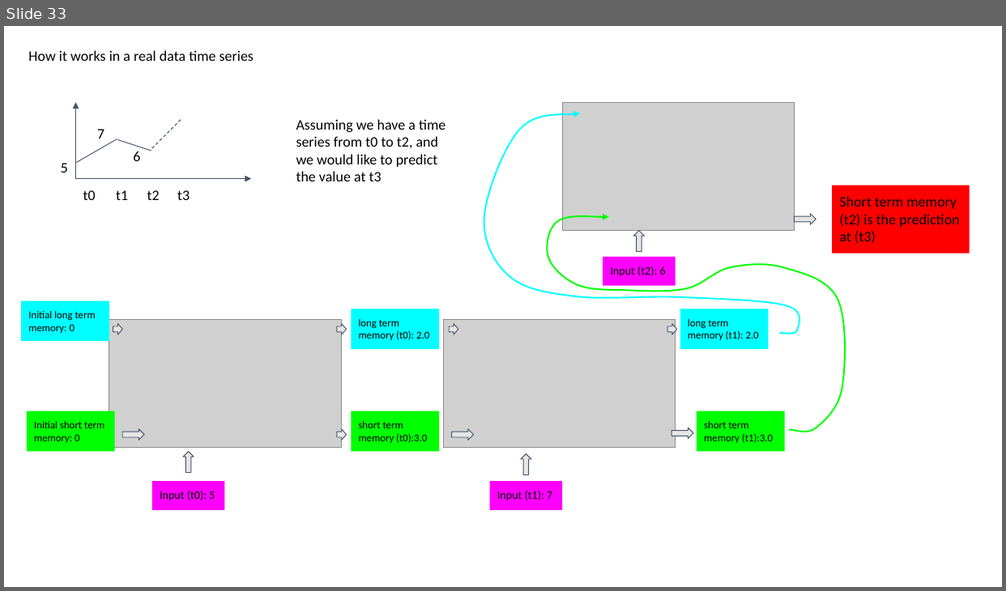
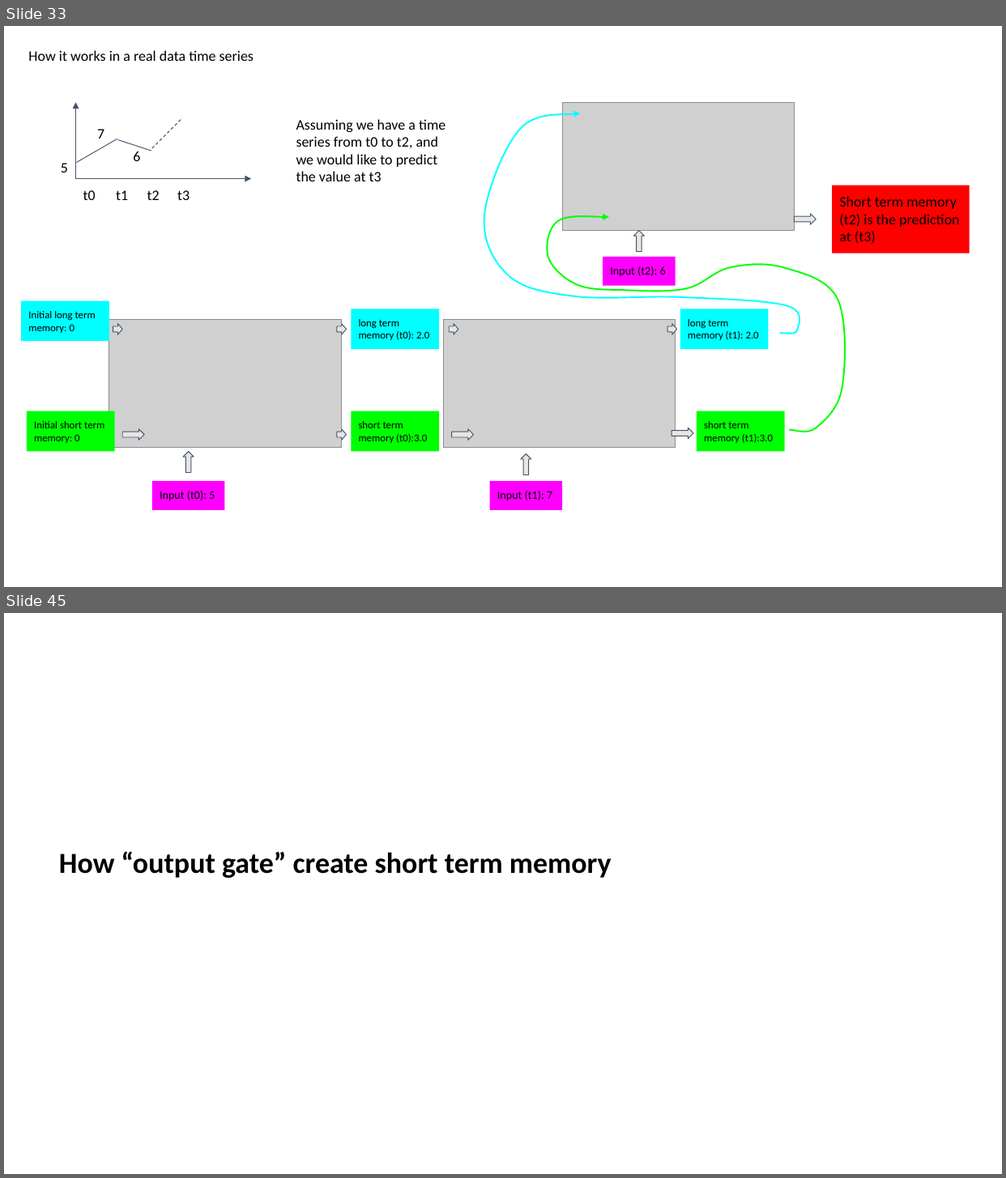
Before and after one commit to jzanetti/Sijin_ML, a slide deck: docs/source/deep_learning/slides/rnn_lstm.pptx. Shown one above the other, each under a label of ours: slide 33 before the commit, slides 33 and 45 after it; the slides between them are not shown. The pictures are 1006x591 and 1006x1178 pixels, drawn with LibreOffice and Linux fonts; fonts in the diff are those of the drawing; grey boxes stand for pictures. Boxes give left, top, right and bottom in pixels: in the first picture for what was removed or moved away, otherwise in the second. Text is boxed around its words. In the diff, an @@ line names an element or a change of style, - is before the commit and + after.

```diff
--- a/docs/source/deep_learning/slides/rnn_lstm.pptx
+++ b/docs/source/deep_learning/slides/rnn_lstm.pptx
@@ slide 45 added at [4, 613, 1002, 1174], background #FFFFFF @@
@@ text added at [59, 851, 612, 878], 28 pt, text #000000, bold @@
+How “output gate” create short term memory
```
Also in this commit, not shown: 13 other slides added, 2 other files.
